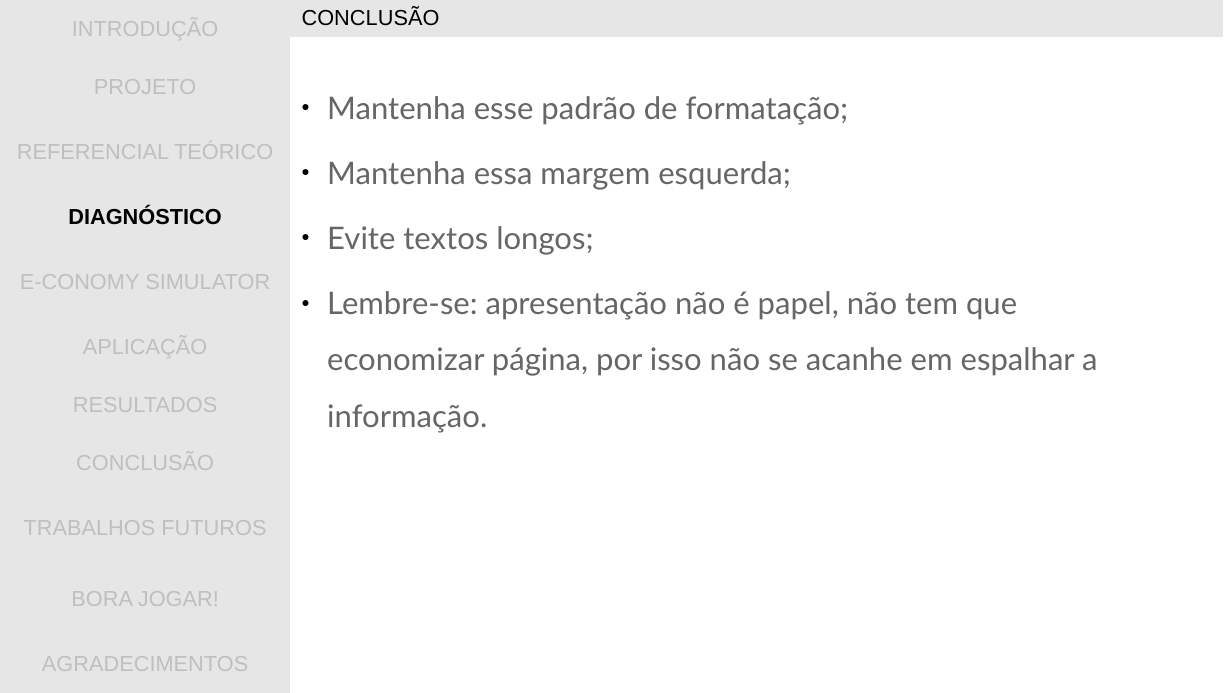
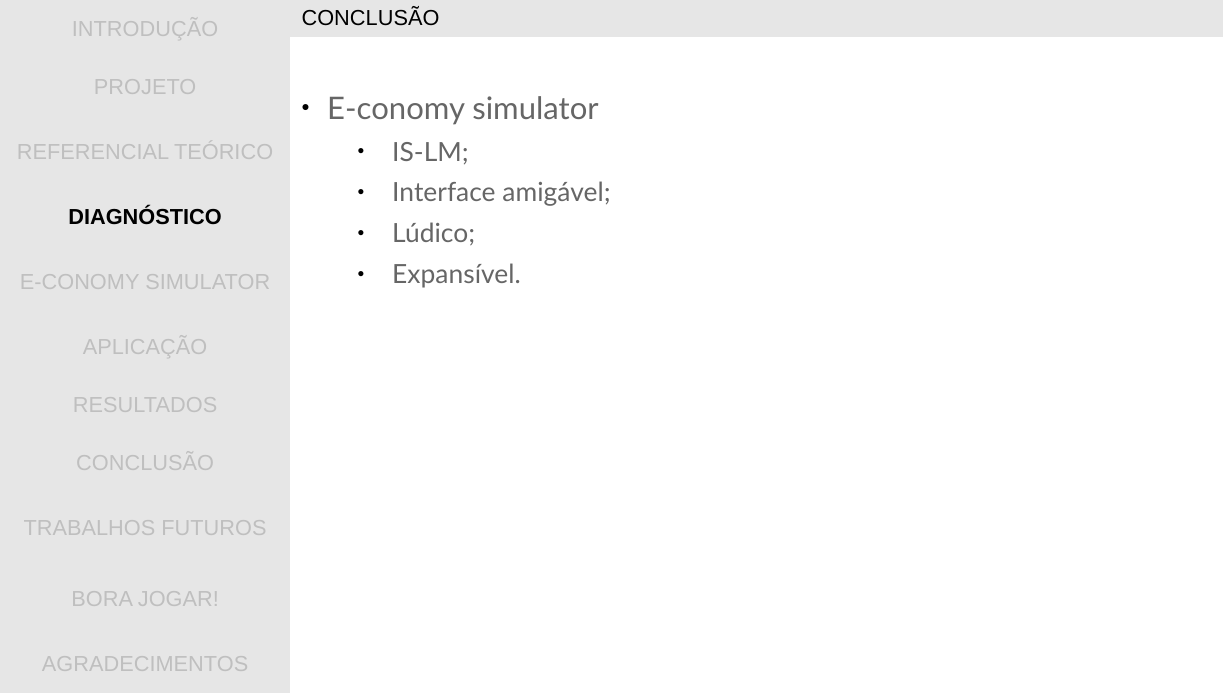
Before and after one commit to gwathsule/e-conomy-simulator, a slide deck: slide 16 of documentacao/apresentacao_tcc.ppt (slide 18 before the commit). Drawn at 1232x693 pixels with LibreOffice and Linux fonts; fonts in the diff are those of the drawing; background and template pictures are left out. Boxes give left, top, right and bottom in pixels: in the first picture for what was removed or moved away, otherwise in the second. Text is boxed around its words. In the diff, an @@ line names an element or a change of style, - is before the commit and + after.

```diff
--- a/documentacao/apresentacao_tcc.ppt
+++ b/documentacao/apresentacao_tcc.ppt
@@ text at [327, 96, 610, 288]: text changed; size 20 to 17 pt @@
-● Mantenha esse padrão de formatação;
-● Mantenha essa margem esquerda;
-● Evite textos longos;
-● Lembre-se: apresentação não é papel, não tem que economizar página, por isso não se acanhe em espalhar a informação.
+● E-conomy simulator
+  ● IS-LM;
+  ● Interface amigável;
+  ● Lúdico;
+  ● Expansível.
```
Also in this commit, not shown: 7 other slides changed, 2 slides added, 4 slides removed.
